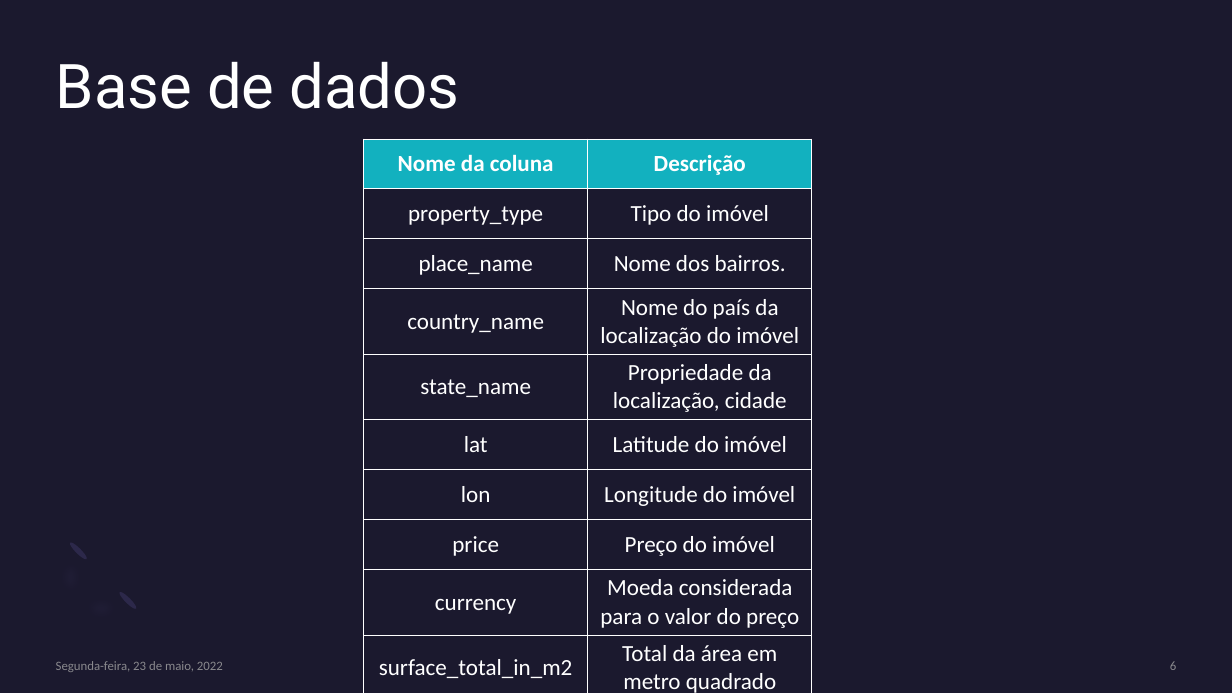
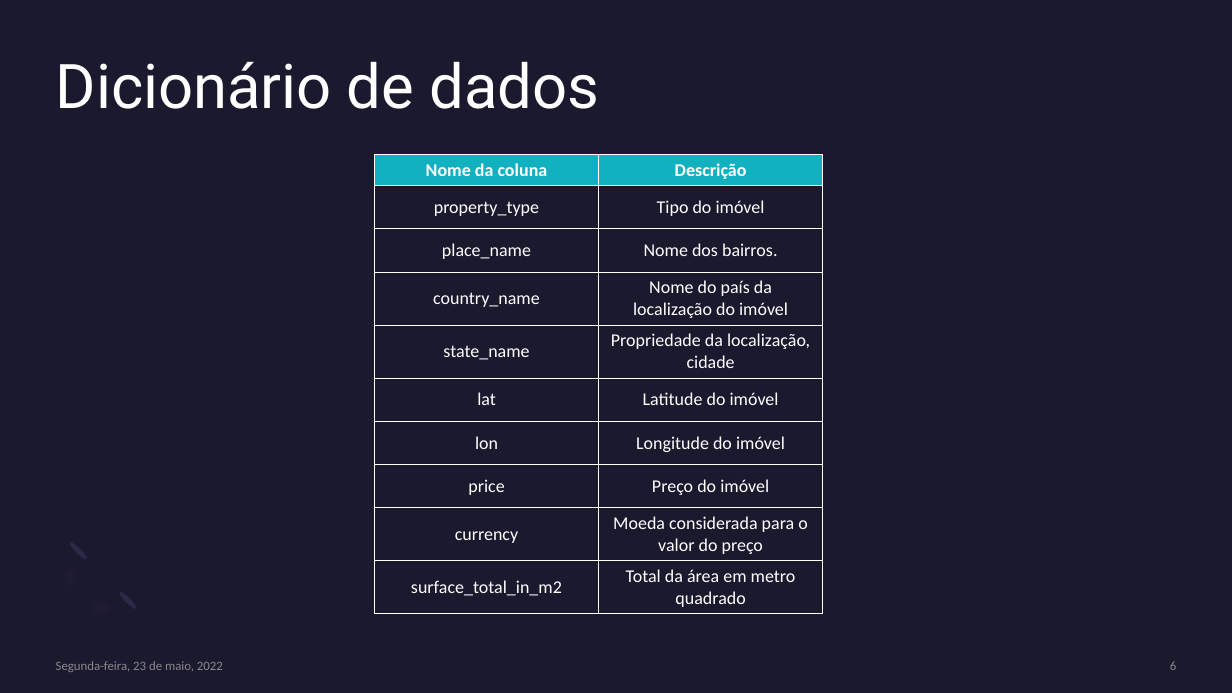
Before and after one commit to lidiambsouza/price_properties, a slide deck: slide 6 of Modelo Imobiliário.pptx. Drawn at 1232x693 pixels with LibreOffice and Linux fonts; fonts in the diff are those of the drawing. Boxes give left, top, right and bottom in pixels: in the first picture for what was removed or moved away, otherwise in the second. Text is boxed around its words. In the diff, an @@ line names an element or a change of style, - is before the commit and + after.

```diff
--- a/Modelo Imobiliário.pptx
+++ b/Modelo Imobiliário.pptx
@@ title at [56, 61, 599, 109]: text changed @@
-Base de dados
+Dicionário de dados
@@ table at [374, 154, 823, 611] @@
@@ size 18 to 14 pt @@
@@ table: place and size @@
-table at [364, 139, 813, 693]
+table at [374, 154, 823, 611]
```
Also in this commit, not shown: 16 other slides changed, 1 slide added, 1 slide removed.
